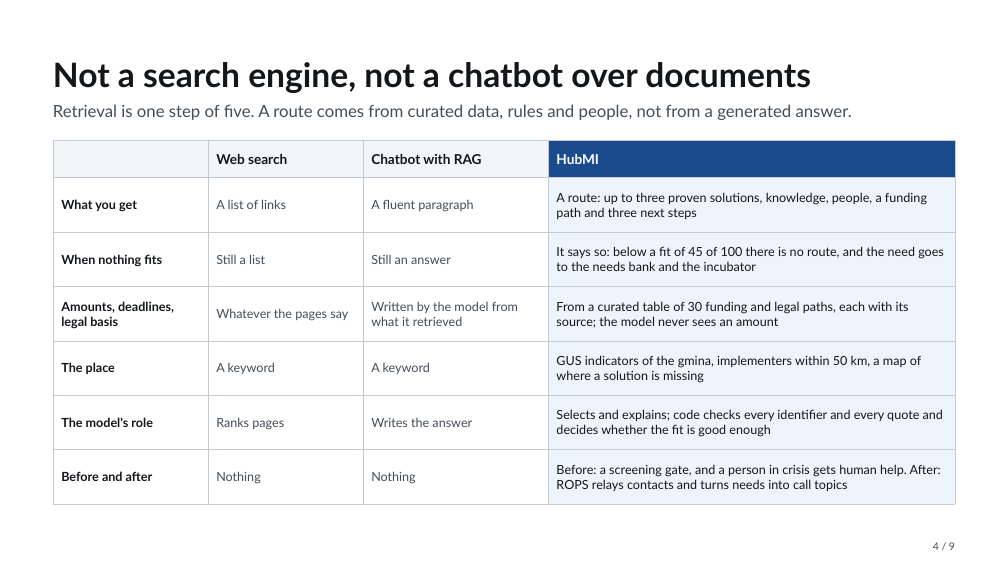
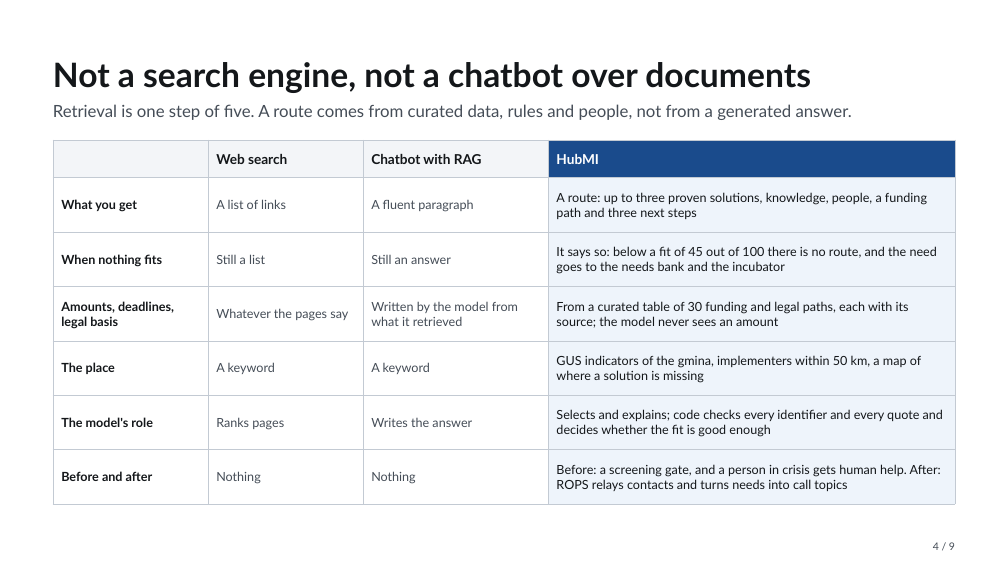
Before and after one commit to bobrovsky420/hackyeah2026, a slide deck: slide 4 of docs/presentation/presentation.pptx. Drawn at 1008x567 pixels with LibreOffice and Linux fonts; fonts in the diff are those of the drawing. Boxes give left, top, right and bottom in pixels: in the first picture for what was removed or moved away, otherwise in the second. Text is boxed around its words. In the diff, an @@ line names an element or a change of style, - is before the commit and + after.

```diff
--- a/docs/presentation/presentation.pptx
+++ b/docs/presentation/presentation.pptx
@@ table at [53, 140, 955, 495] @@
-row 3, column 4: It says so: below a fit of 45 of 100 there is no route, and the need goes to the needs bank and the incubator
+row 3, column 4: It says so: below a fit of 45 out of 100 there is no route, and the need goes to the needs bank and the incubator
```
Also in this commit, not shown: 4 other slides changed, 11 other files.
